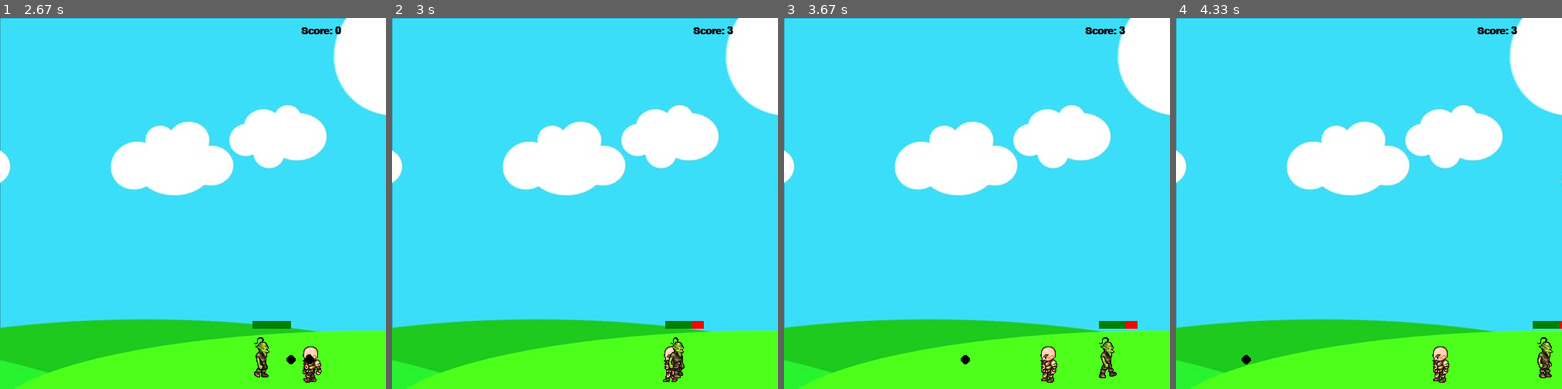
Above: before the commit, frames 1-4 (left to right).
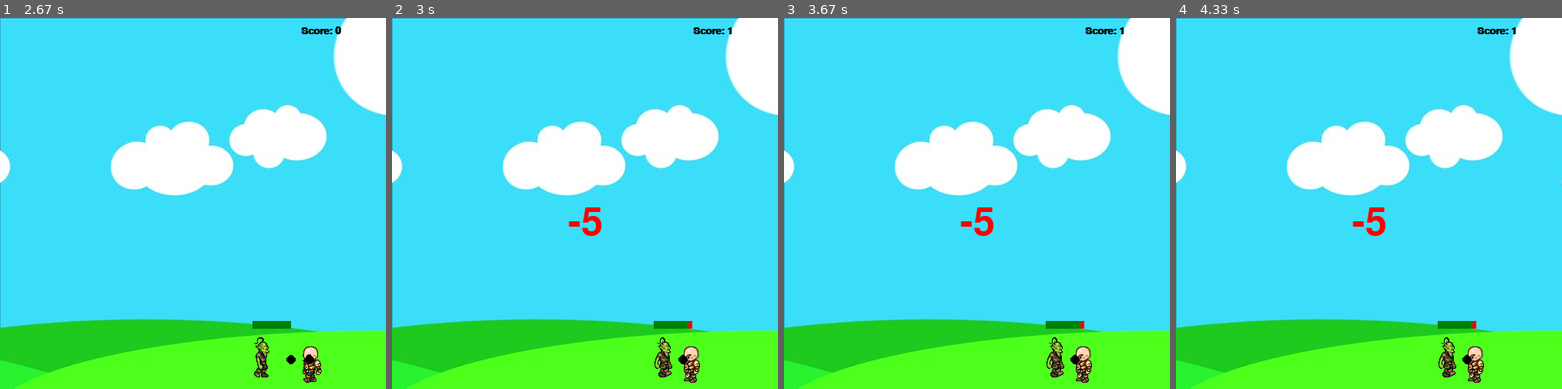
Above: after the commit, the same moments.

Repository: takhat/pygame-learn
Game: pygame game, started from game.py
The game is run twice, just before and just after one commit, with the same random seed, the same clock (stepped at 60 frames per second) and the same inputs.
Inputs:
- Up to frame 1 (2.67 s): hold Space 0.33-0.8 s; hold Right 0.33-0.8 s; hold Right 0.83-1.3 s; tap Space at 0.9, 1.2, 1.4, 1.73, 2.03, 2.23, 2.53 s; hold Up 1.33-1.63 s; hold Right 1.67-2.13 s; hold Left from 2.17 s (still down)
- Up to frame 2 (3 s): release Left at 2.7 s; hold Left from 2.73 s (still down); tap Space at 2.8 s
- Up to frame 3 (3.67 s): tap Space at 3.1 s; release Left at 3.13 s
- Up to frame 4 (4.33 s): no input

Frame 1 is identical in both runs. In frame 2, 1.4% of the frame differs, in the area x 45-89%, y 2-99%; in frame 3, 1.9%, in the area x 45-92%, y 2-99%; in frame 4, 1.9%.

Commit message:
added collision functionality between player and enemy

Diff:
--- a/game.py
+++ b/game.py
@@ -15,7 +15,12 @@
 
 bg = pygame.image.load('assets/bg.jpg')
 
-# char = pygame.image.load('assets/standing.png')
+bullet_sound = pygame.mixer.Sound('assets/bullet.mp3')
+hit_sound = pygame.mixer.Sound('assets/hit.mp3')
+music = pygame.mixer.music.load('assets/music.mp3')
+pygame.mixer.music.play(-1)   #continuously plays the music
+
+char = pygame.image.load('assets/standing.png')
 score = 0
 
 
@@ -42,6 +47,12 @@
 while run:
     #pygame.time.delay(100)              #100 ms=0.1 sec delay, so nothing happens too quickly
     clock.tick(27)                       #sets FPS(frames per sec) to 27
+    #if the player's y coord is within the top and the bottom of our enemy's rect's y coordinate
+    if player.hitbox[1] < enemy.hitbox[1] + enemy.hitbox[3] and player.hitbox[1] + player.hitbox[3] > enemy.hitbox[1]:
+        #if the player's x coord is within the enemy's rect's x coordinate
+        if player.hitbox[0] + player.hitbox[2] > enemy.hitbox[0] and player.hitbox[0] < enemy.hitbox[0] + enemy.hitbox[2]:
+            player.hit(win, screen_width, screen_height)
+            score-=5
 
     if shoot_loop>0:                     #when we shoot 1st time, shoot_loop =1 from 0
         shoot_loop+=1                    #when we shoot 2nd time, shoot_loop = 2 from 1, and no bullet
@@ -60,6 +71,7 @@
         if bullet.y-bullet.radius < enemy.hitbox[1] + enemy.hitbox[3] and bullet.y + bullet.radius > enemy.hitbox[1]:
              #if the bullet's x coord is within the enemy's rect's x coordinate
             if bullet.x + bullet.radius > enemy.hitbox[0] and bullet.x-bullet.radius < enemy.hitbox[0] + enemy.hitbox[2]:
+                hit_sound.play()
                 enemy.hit()
                 score+=1
                 bullets.pop(bullets.index(bullet))
@@ -72,6 +84,7 @@
     keys = pygame.key.get_pressed()                             #listens for key presses
 
     if keys[pygame.K_SPACE] and shoot_loop==0:                  #space key press allows shooting bullets
+        bullet_sound.play()
         if player.left:
             facing=-1
         else:
--- a/player.py
+++ b/player.py
@@ -57,3 +57,20 @@
 
         self.hitbox=(self.x+17, self.y+11, 29, 52)  #creates a hitbox as the player moves i.e. each time character is drawn
         # pygame.draw.rect(win, (255,0,0), self.hitbox, 2)
+
+    def hit(self, win, screen_width, screen_height): #when player collides with the enemy, player is moved to left side of the screen and score -= 5
+        self.x = 60
+        self.y = 410
+        self.walk_count=0
+        font1 = pygame.font.SysFont("comicsans", 75)
+        text = font1.render('-5', 1, (255, 0, 0))
+        win.blit(text, (screen_width//2 - (text.get_width()//2), screen_height//2))
+        pygame.display.update()
+        i=0
+        while i<300:
+            pygame.time.delay(10) #0.1ms
+            i+=1
+            for event in pygame.event.get():
+                if event.type == pygame.QUIT:
+                    i=301
+                    pygame.quit()
Not shown, added: assets/bullet.mp3
Not shown, added: assets/hit.mp3
